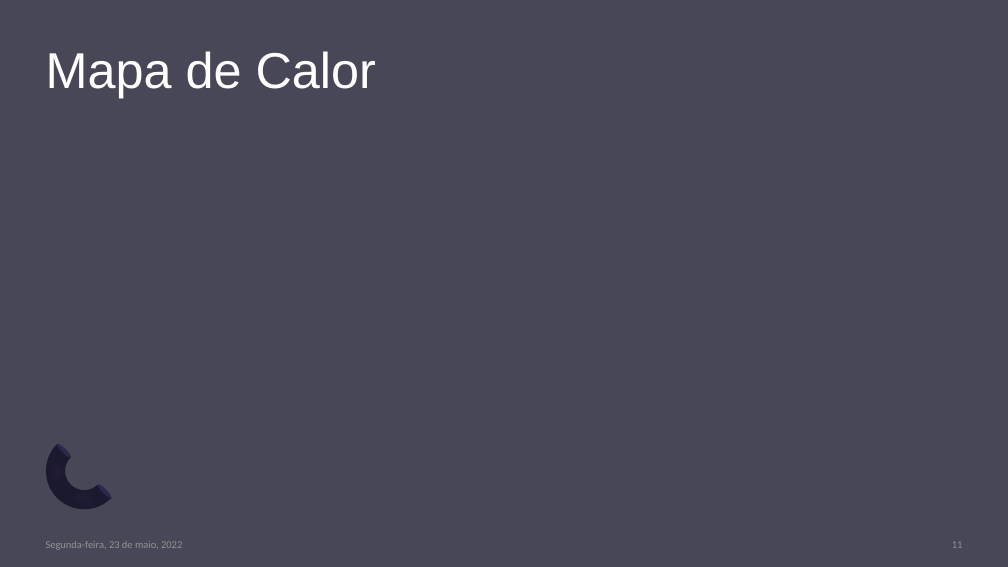
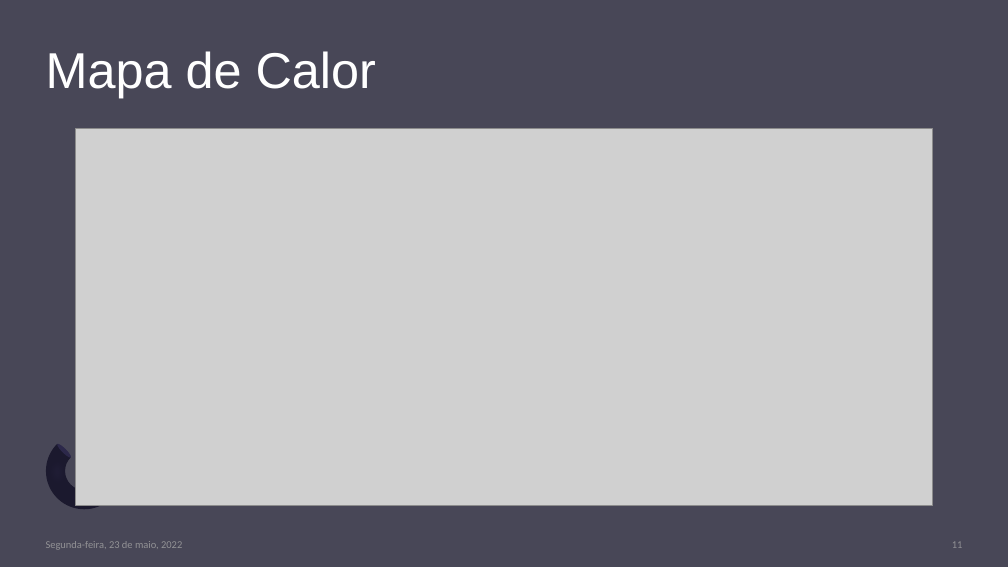
Before and after one commit to lidiambsouza/price_properties, a slide deck: slide 11 of Modelo Imobiliário.pptx. Drawn at 1008x567 pixels with LibreOffice and Linux fonts; fonts in the diff are those of the drawing; grey boxes stand for pictures. Boxes give left, top, right and bottom in pixels: in the first picture for what was removed or moved away, otherwise in the second. Text is boxed around its words. In the diff, an @@ line names an element or a change of style, - is before the commit and + after.

```diff
--- a/Modelo Imobiliário.pptx
+++ b/Modelo Imobiliário.pptx
@@ picture added at (75,129,932,505) @@
@@ ellipse removed at (96,483,113,500) @@
```
Also in this commit, not shown: 4 other slides changed.
